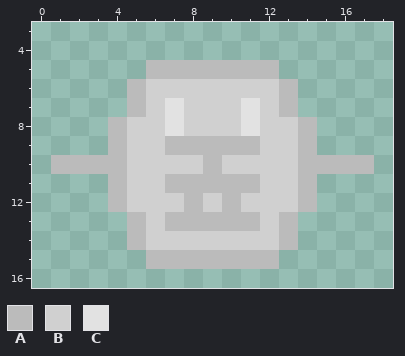
One commit to this pixel-art sprite: ui/sprites/robot-idle.png. That is the earlier state.
The file is 20x20 pixels. Shown: x 0..18, y 3..16.
Palette (. is transparent): A #bbbbbb  B #d0d0d0  C #e2e2e2
Pixels before, first column x 1:
 5 .....AAAAAAA.....
 6 ....ABBBBBBBA....
 7 ....ABCBBBCBA....
 8 ...ABBCBBBCBBA...
 9 ...ABBAAAAABBA...
10 AAAABBBBABBBBAAAA
11 ...ABBAAAAABBA...
12 ...ABBBABABBBA...
13 ....ABAAAAABA....
14 ....ABBBBBBBA....
15 .....AAAAAAA.....
Once edited:
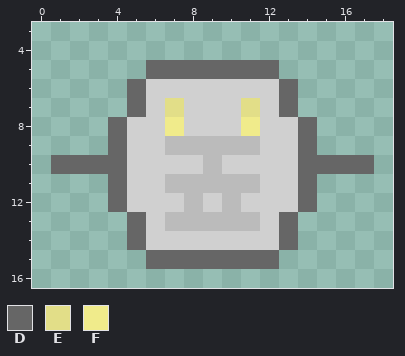
Colours new in this view: D #666666  E #e2de88  F #f0eb8b
Log entry: Just darkening the edges of the Robots sprites to they stand out from the background.
Change:
Changed rows in their new state; - is an unchanged pixel.
first column x 1:
 5 -----DDDDDDD-----
 6 ----D-------D----
 7 ----D-E---E-D----
 8 ---D--F---F--D---
 9 ---D---------D---
10 DDDD---------DDDD
11 ---D---------D---
12 ---D---------D---
13 ----D-------D----
14 ----D-------D----
15 -----DDDDDDD-----
Where, in picture pixels (left, top, right, bottom), the same in both pictures:
changed: (51, 60, 374, 269)
